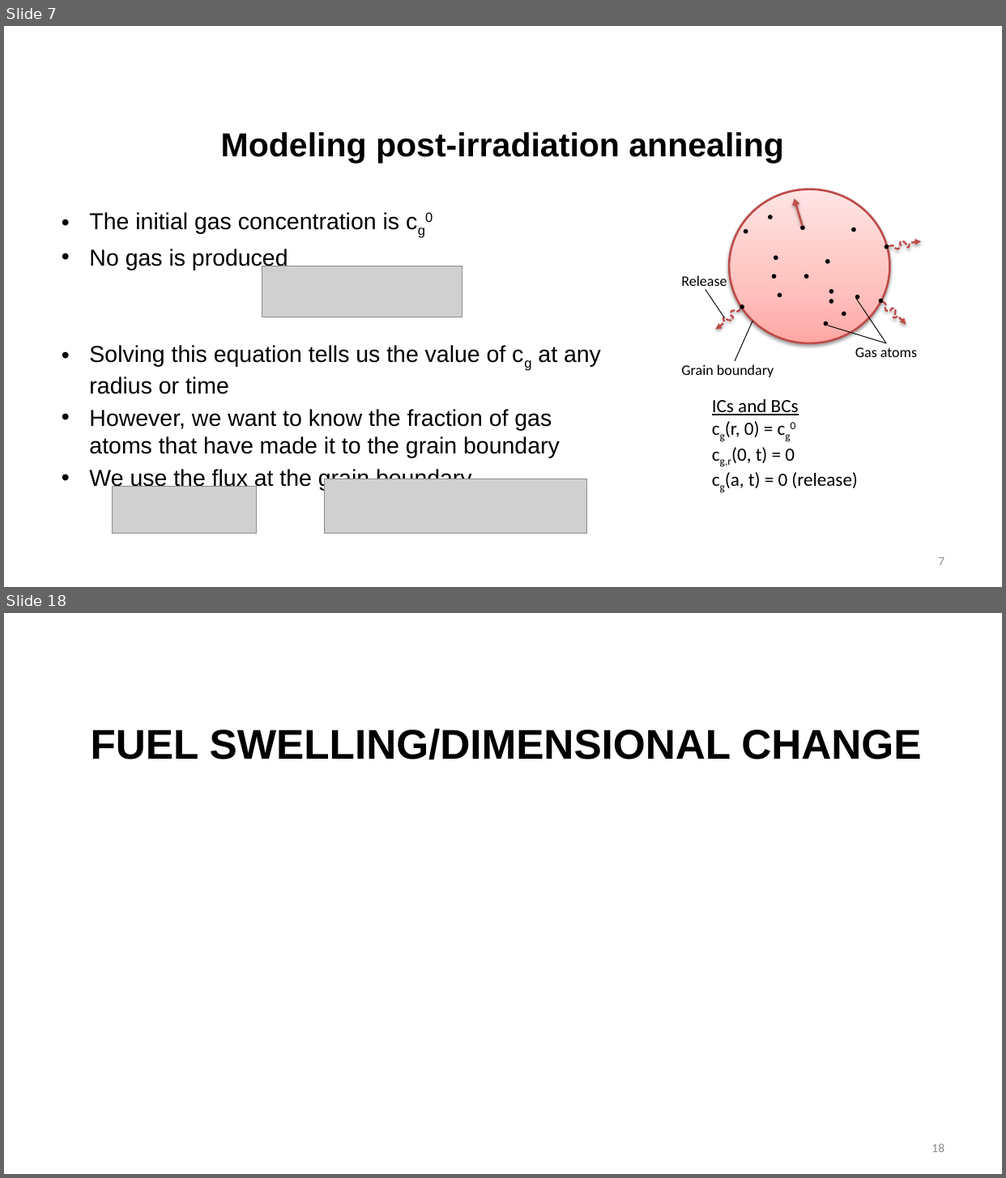
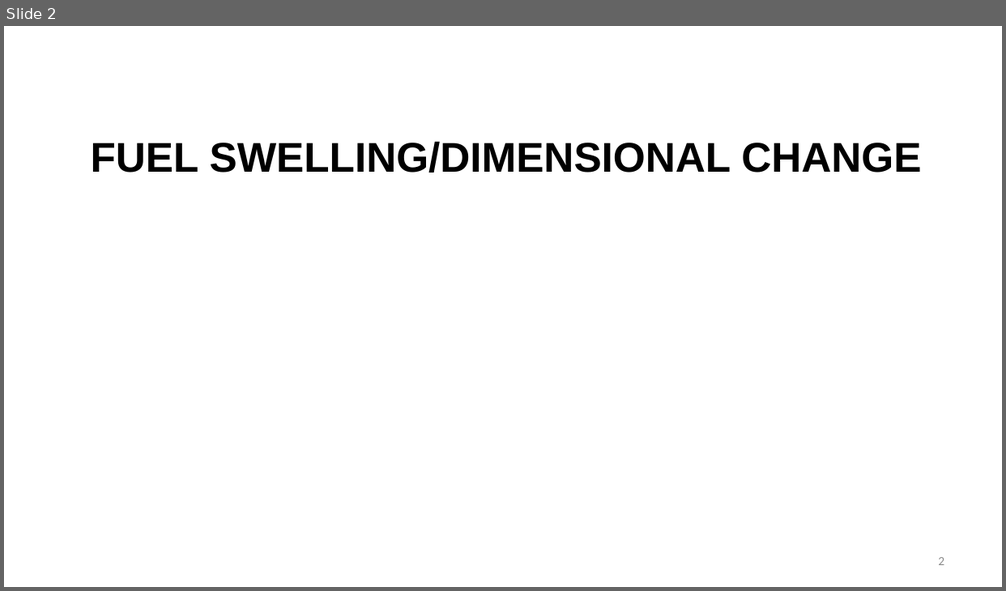
Before and after one commit to benbeeler/TEACHING, a slide deck: Nuclear_Fuel_Performance/NE533_Spring2026/Module3/Lec13_FGR_swelling.pptx. Shown one above the other, each under a label of ours: slides 7 and 18 before the commit, slide 2 after it; the slides between them are not shown. The pictures are 1006x1178 and 1006x591 pixels, drawn with LibreOffice and Linux fonts; fonts in the diff are those of the drawing; grey boxes stand for pictures; background and template pictures are left out. Boxes give left, top, right and bottom in pixels: in the first picture for what was removed or moved away, otherwise in the second. Text is boxed around its words. In the diff, an @@ line names an element or a change of style, - is before the commit and + after.

```diff
--- a/Nuclear_Fuel_Performance/NE533_Spring2026/Module3/Lec13_FGR_swelling.pptx
+++ b/Nuclear_Fuel_Performance/NE533_Spring2026/Module3/Lec13_FGR_swelling.pptx
@@ slide 7 removed at (4,26,1002,587), background #FFFFFF @@
@@ title removed at (221,132,784,163) @@
-Modeling post-irradiation annealing
@@ text removed at (89,212,601,491) @@
-• The initial gas concentration is cg0
-• No gas is produced
-• Solving this equation tells us the value of cg at any radius or time
-• However, we want to know the fraction of gas atoms that have made it to the grain boundary
-• We use the flux at the grain boundary
@@ picture removed at (262,267,462,318) @@
@@ group removed at (681,189,921,378): 18 ellipses, 4 lines, 3 texts, 3 freeform shapes, 1 arrow @@
-Grain boundary
-Gas atoms
-Release
@@ text removed at (712,399,858,489) @@
-ICs and BCs
-cg(r, 0) = cg0
-cg,r(0, t) = 0
-cg(a, t) = 0 (release)
@@ picture removed at (112,487,256,534) @@
@@ picture removed at (325,480,587,534) @@
@@ page number removed at (938,557,944,565) @@
-7
@@ what was slide 18 is now slide 2 @@
@@ page number at (938,557,944,565): text changed @@
-18
+2
```
Also in this commit, not shown: 1 slide changed, 15 other slides removed, 6 other files.
